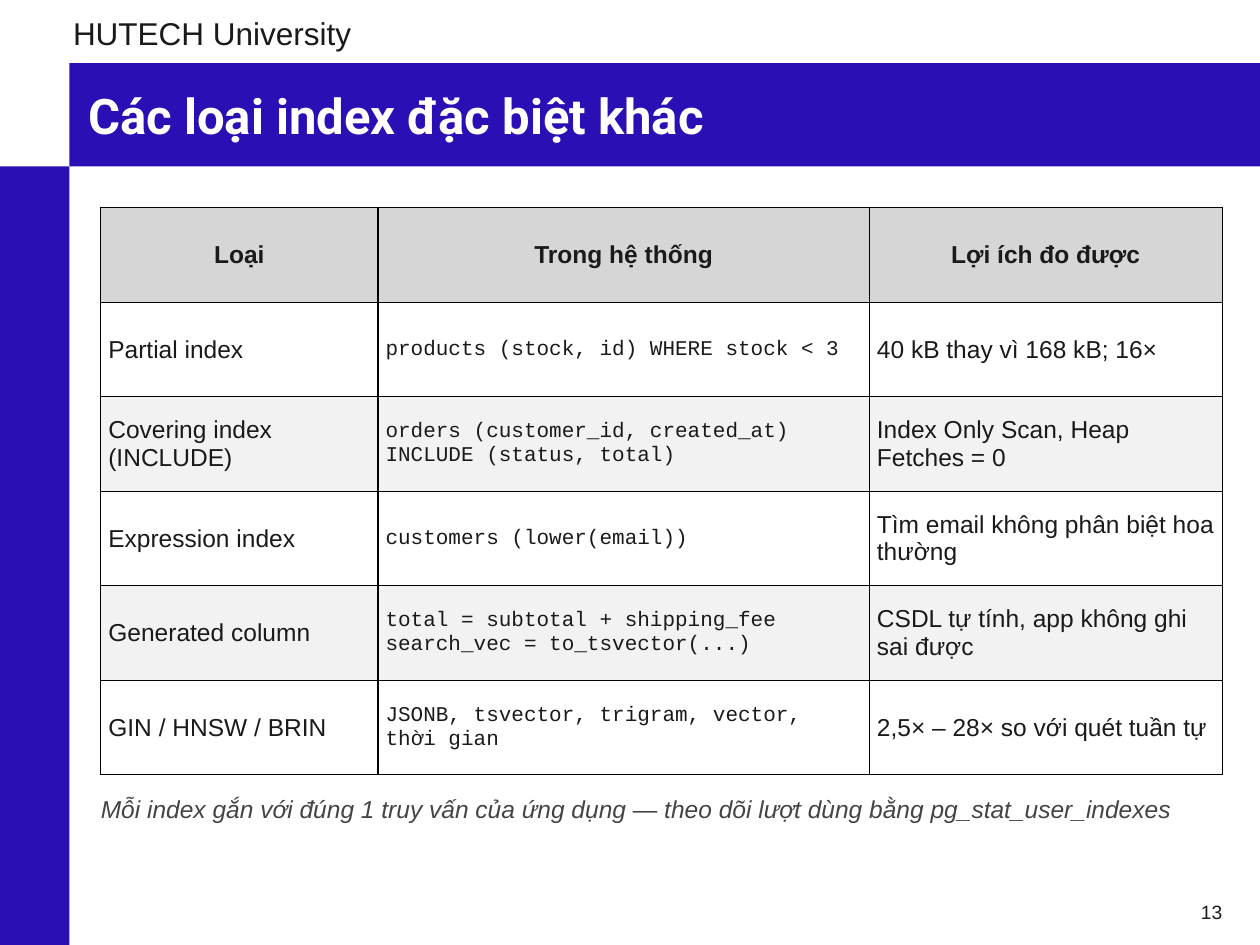
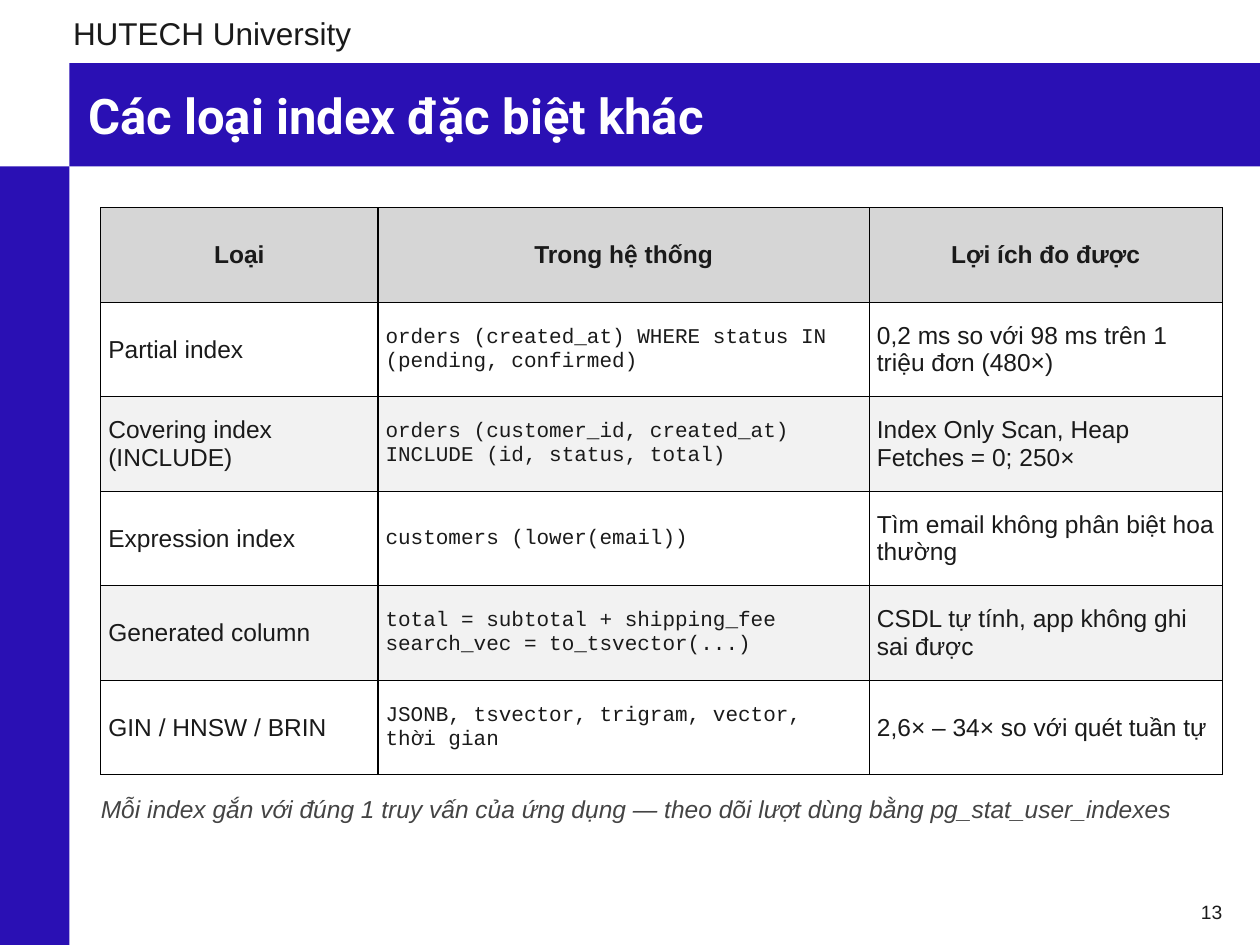
Before and after one commit to phunganhtuan123/master-csdl, a slide deck: slide 13 of docs/Slide_CSDL_Nhom6_PostgreSQL.pptx. Drawn at 1260x945 pixels with LibreOffice and Linux fonts; fonts in the diff are those of the drawing; background and template pictures are left out. Boxes give left, top, right and bottom in pixels: in the first picture for what was removed or moved away, otherwise in the second. Text is boxed around its words. In the diff, an @@ line names an element or a change of style, - is before the commit and + after.

```diff
--- a/docs/Slide_CSDL_Nhom6_PostgreSQL.pptx
+++ b/docs/Slide_CSDL_Nhom6_PostgreSQL.pptx
@@ table at (x1=101, y1=208, x2=1222, y2=754) @@
-row 2, column 2: products (stock, id) WHERE stock < 3
+row 2, column 2: orders (created_at) WHERE status IN (pending, confirmed)
-row 2, column 3: 40 kB thay vì 168 kB; 16×
+row 2, column 3: 0,2 ms so với 98 ms trên 1 triệu đơn (480×)
-row 3, column 2: orders (customer_id, created_at) INCLUDE (status, total)
+row 3, column 2: orders (customer_id, created_at) INCLUDE (id, status, total)
-row 3, column 3: Index Only Scan, Heap Fetches = 0
+row 3, column 3: Index Only Scan, Heap Fetches = 0; 250×
-row 6, column 3: 2,5× – 28× so với quét tuần tự
+row 6, column 3: 2,6× – 34× so với quét tuần tự
```
Also in this commit, not shown: 9 other slides changed, 24 other files.
